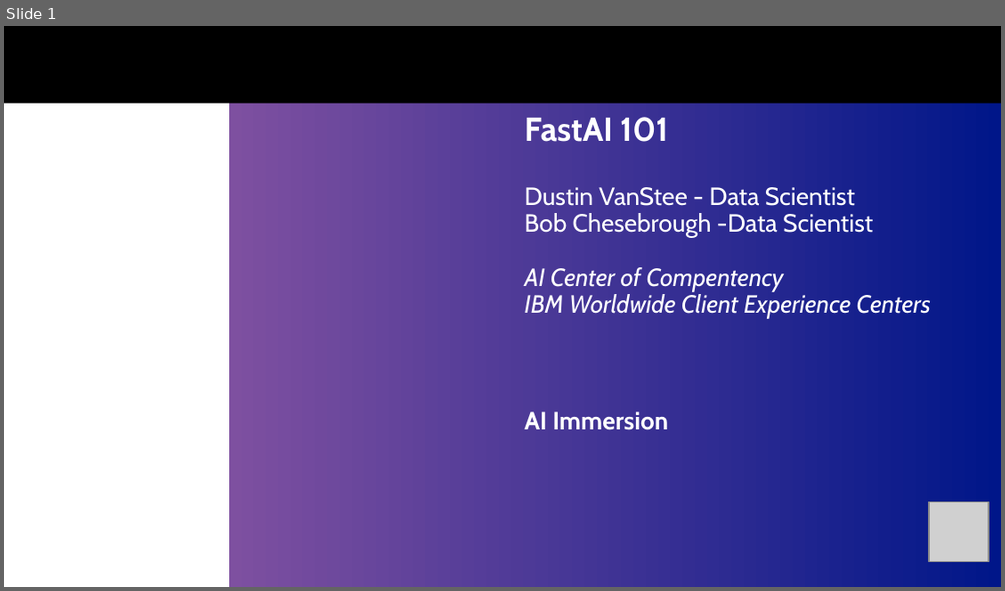
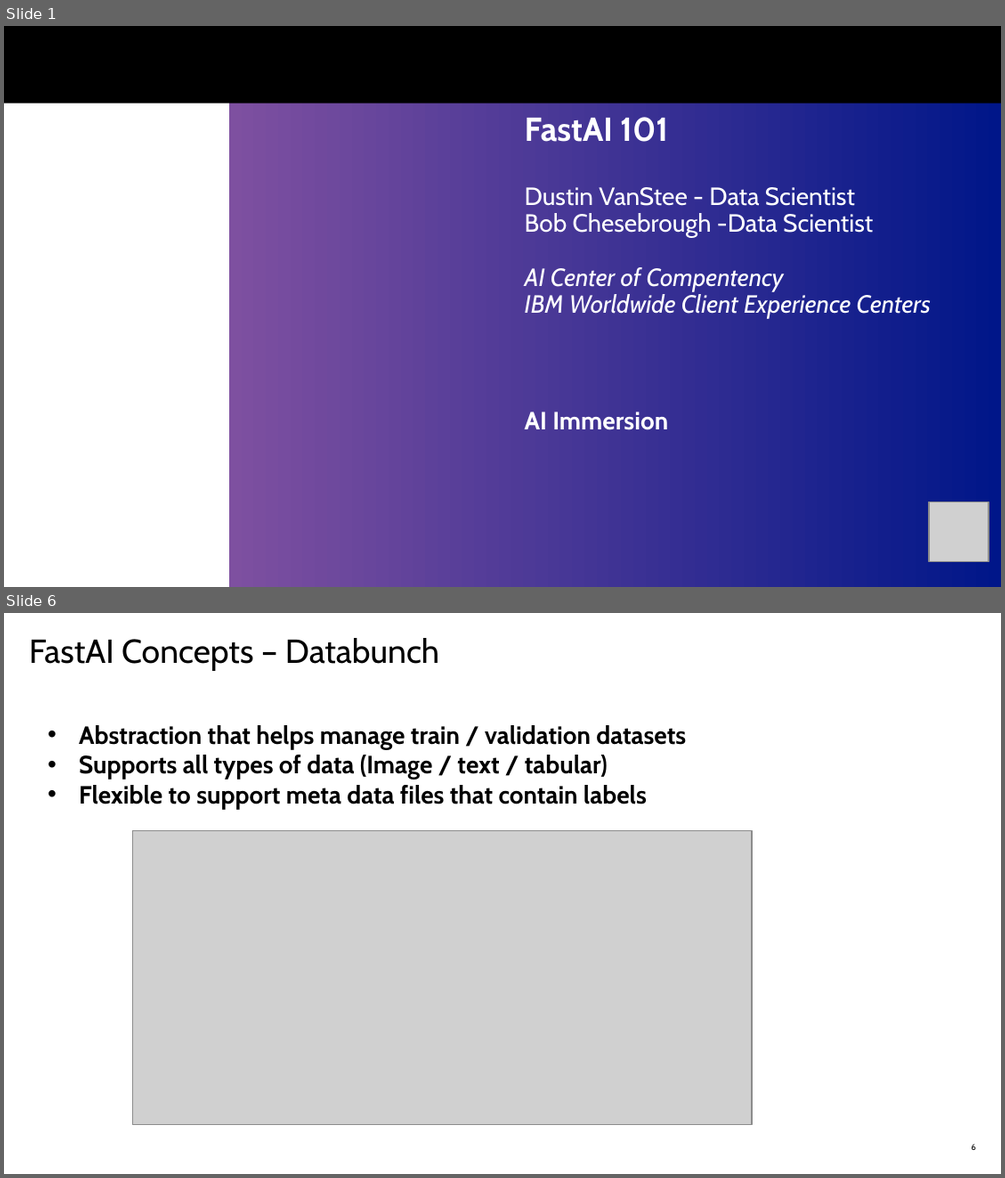
Before and after one commit to dustinvanstee/aicoc-ai-immersion, a slide deck: FastAI/FastAI-101.pptx. Shown one above the other, each under a label of ours: slide 1 before the commit, slides 1 and 6 after it; the slides between them are not shown. The pictures are 1005x591 and 1005x1178 pixels, drawn with LibreOffice and Linux fonts; fonts in the diff are those of the drawing; grey boxes stand for pictures; background and template pictures are left out. Boxes give left, top, right and bottom in pixels: in the first picture for what was removed or moved away, otherwise in the second. Text is boxed around its words. In the diff, an @@ line names an element or a change of style, - is before the commit and + after.

```diff
--- a/FastAI/FastAI-101.pptx
+++ b/FastAI/FastAI-101.pptx
@@ slide 6 added at [4,613,1001,1174], background #FFFFFF @@
@@ title added at [29,638,439,671], 24 pt, text #000000 @@
+FastAI Concepts – Databunch
@@ text added at [79,725,686,809], 18 pt, text #000000, bold @@
+  • Abstraction that helps manage train / validation datasets
+  • Supports all types of data (Image / text / tabular)
+  • Flexible to support meta data files that contain labels
@@ picture added at [132,830,752,1123] @@
@@ page number added at [971,1143,976,1150], 6 pt, text #000000 @@
+6
```
Also in this commit, not shown: 1 slide changed, 9 other slides added, 1 slide removed, 2 other files.
